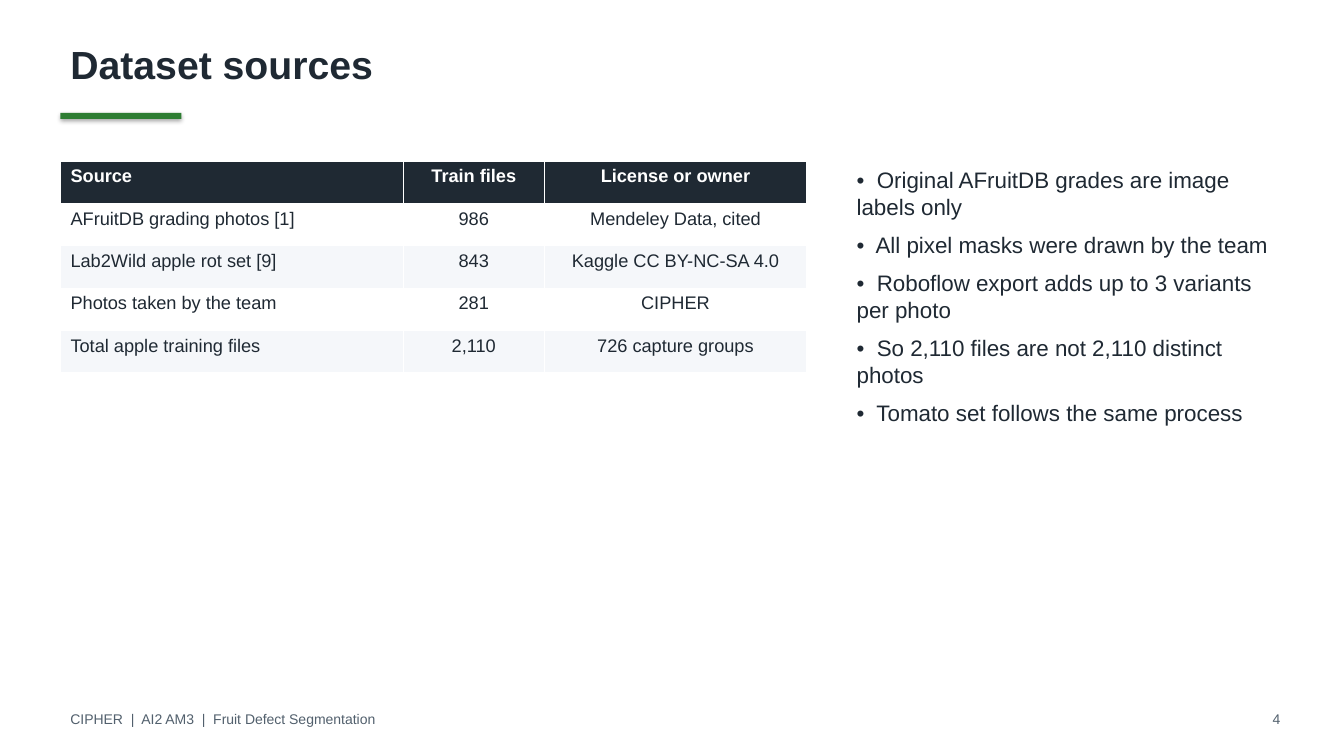
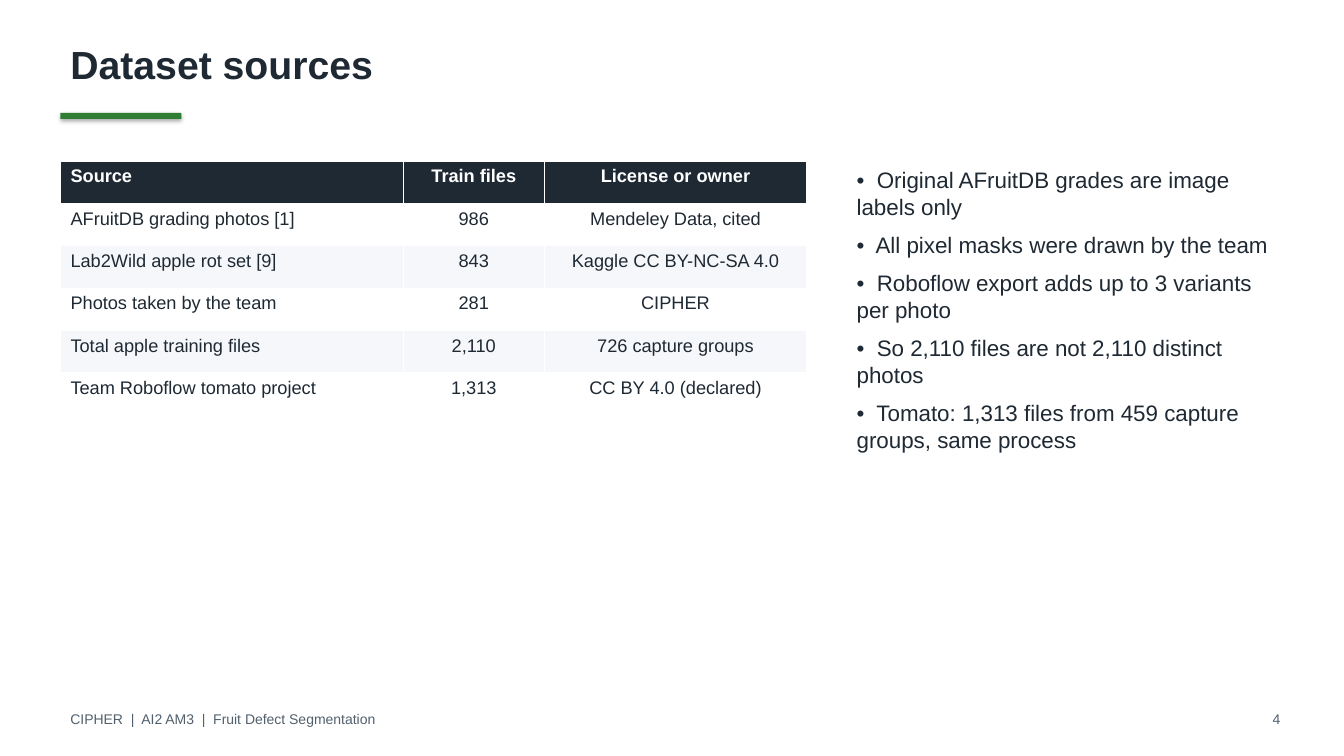
Before and after one commit to deangg/instancesegmentation, a slide deck: slide 4 of slides/CIPHER_AI2_Final_Defense.pptx. Drawn at 1344x756 pixels with LibreOffice and Linux fonts; fonts in the diff are those of the drawing. Boxes give left, top, right and bottom in pixels: in the first picture for what was removed or moved away, otherwise in the second. Text is boxed around its words. In the diff, an @@ line names an element or a change of style, - is before the commit and + after.

```diff
--- a/slides/CIPHER_AI2_Final_Defense.pptx
+++ b/slides/CIPHER_AI2_Final_Defense.pptx
@@ table at bbox=[60, 161, 807, 415] @@
+row 6: Team Roboflow tomato project | 1,313 | CC BY 4.0 (declared)
@@ text at bbox=[857, 404, 1239, 453]: text changed @@
-• Tomato set follows the same process
+• Tomato: 1,313 files from 459 capture groups, same process
```
Also in this commit, not shown: 21 other slides changed, 7 slides added, 18 other files.
